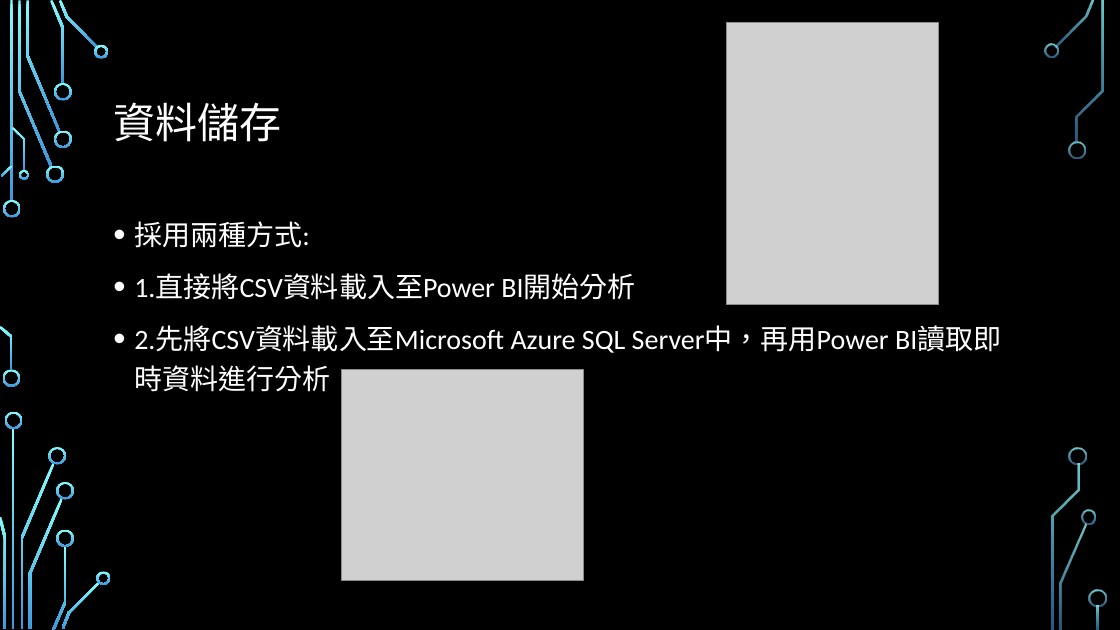
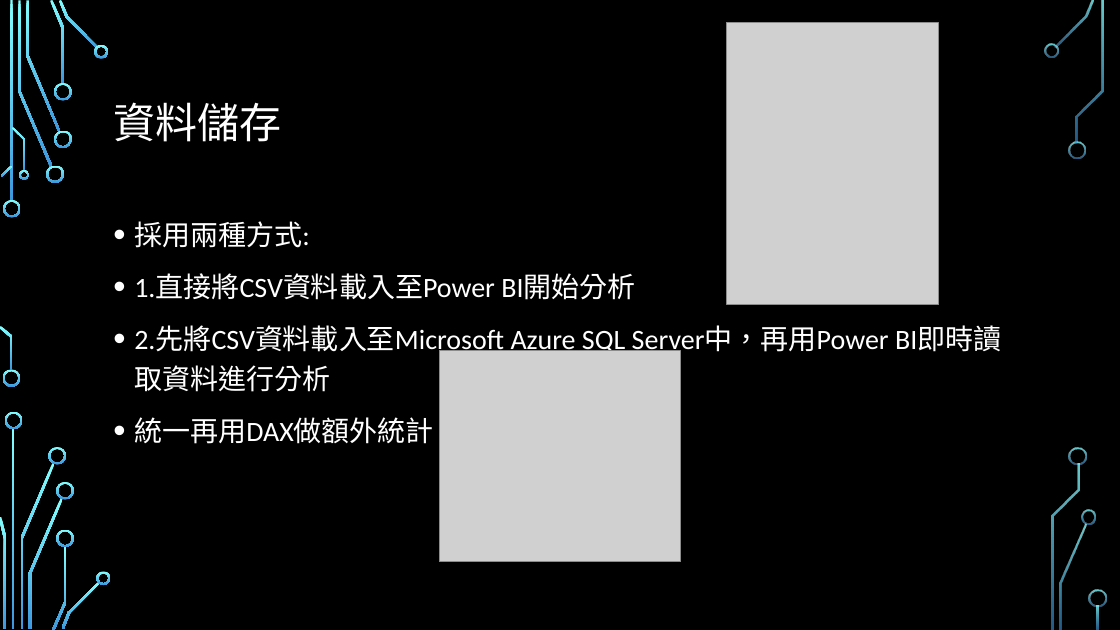
Before and after one commit to HSMonsterKing/Marriage-Analysis, a slide deck: slide 6 of 那些人較易結婚或離婚.pptx. Drawn at 1120x630 pixels with LibreOffice and Linux fonts; fonts in the diff are those of the drawing; grey boxes stand for pictures; background and template pictures are left out. Boxes give left, top, right and bottom in pixels: in the first picture for what was removed or moved away, otherwise in the second. Text is boxed around its words. In the diff, an @@ line names an element or a change of style, - is before the commit and + after.

```diff
--- a/那些人較易結婚或離婚.pptx
+++ b/那些人較易結婚或離婚.pptx
@@ text at (x1=134, y1=326, x2=889, y2=444): text changed @@
-• 2.先將CSV資料載入至Microsoft Azure SQL Server中，再用Power BI讀取即時資料進行分析
+• 2.先將CSV資料載入至Microsoft Azure SQL Server中，再用Power BI即時讀取資料進行分析
+• 統一再用DAX做額外統計
@@ picture moved from (x1=342, y1=370, x2=584, y2=581) to (x1=439, y1=350, x2=681, y2=561) @@
```
Also in this commit, not shown: 4 other slides changed, 2 slides added, 2 other files.
